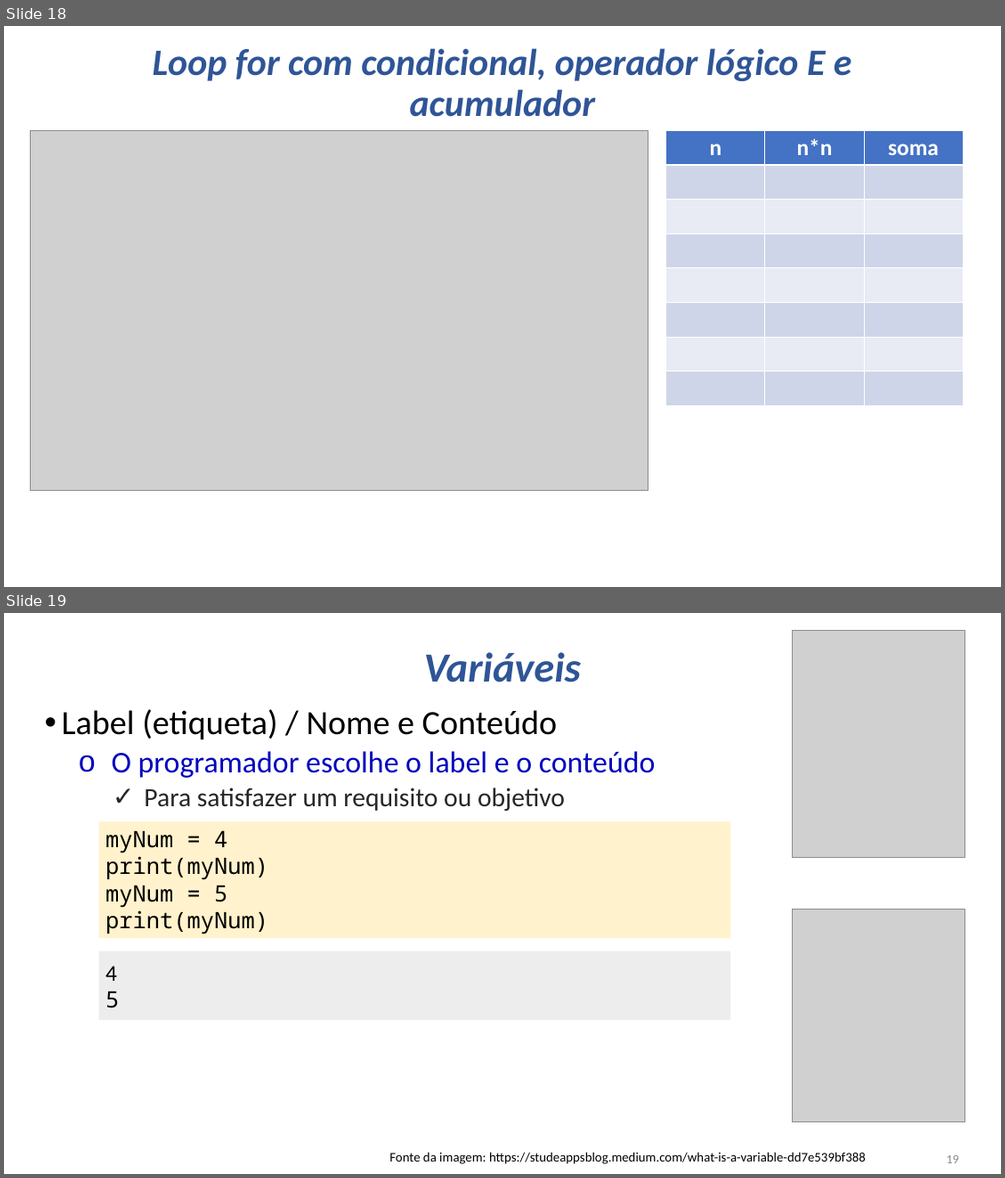
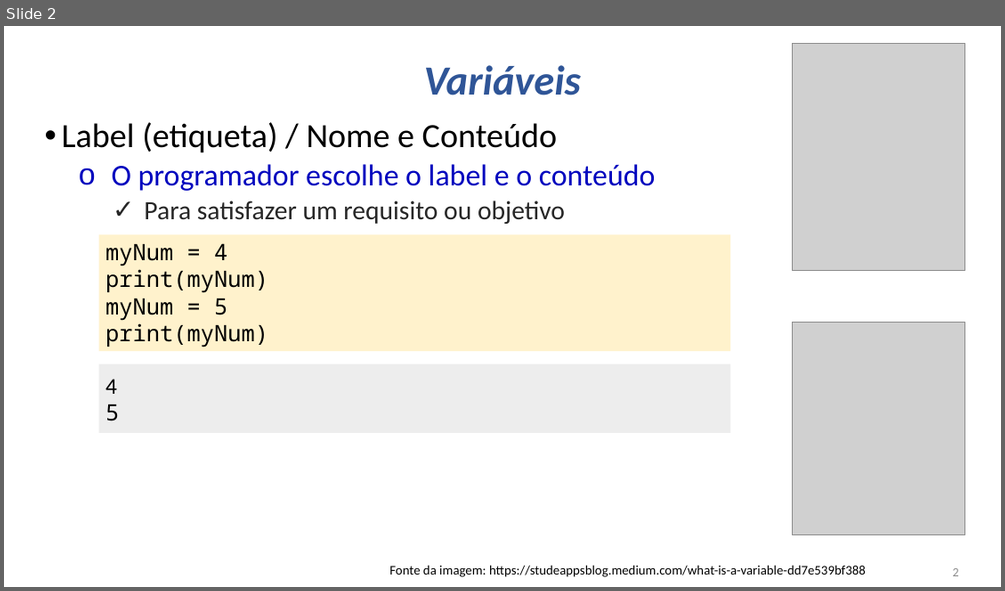
Before and after one commit to alexlopespereira/idp_mestrado, a slide deck: Aulas/Aula2/Aula02_Python_Parte1.pptx. Shown one above the other, each under a label of ours: slides 18 and 19 before the commit, slide 2 after it. The pictures are 1005x1178 and 1005x591 pixels, drawn with LibreOffice and Linux fonts; fonts in the diff are those of the drawing; grey boxes stand for pictures. Boxes give left, top, right and bottom in pixels: in the first picture for what was removed or moved away, otherwise in the second. Text is boxed around its words. In the diff, an @@ line names an element or a change of style, - is before the commit and + after.

```diff
--- a/Aulas/Aula2/Aula02_Python_Parte1.pptx
+++ b/Aulas/Aula2/Aula02_Python_Parte1.pptx
@@ slide 18 removed at [4, 26, 1001, 587], background #FFFFFF @@
@@ title removed at [153, 48, 852, 117] @@
-Loop for com condicional, operador lógico E e acumulador
@@ picture removed at [30, 130, 647, 491] @@
@@ table removed at [666, 130, 963, 402], 8 rows, 3 columns @@
-n | n*n | soma
- |  | 
- |  | 
- |  | 
- |  | 
- |  | 
- |  | 
- |  | 
@@ what was slide 19 is now slide 2 @@
@@ page number at [953, 568, 959, 576]: text changed @@
-19
+2
```
Also in this commit, not shown: 1 slide changed, 16 other slides removed.
